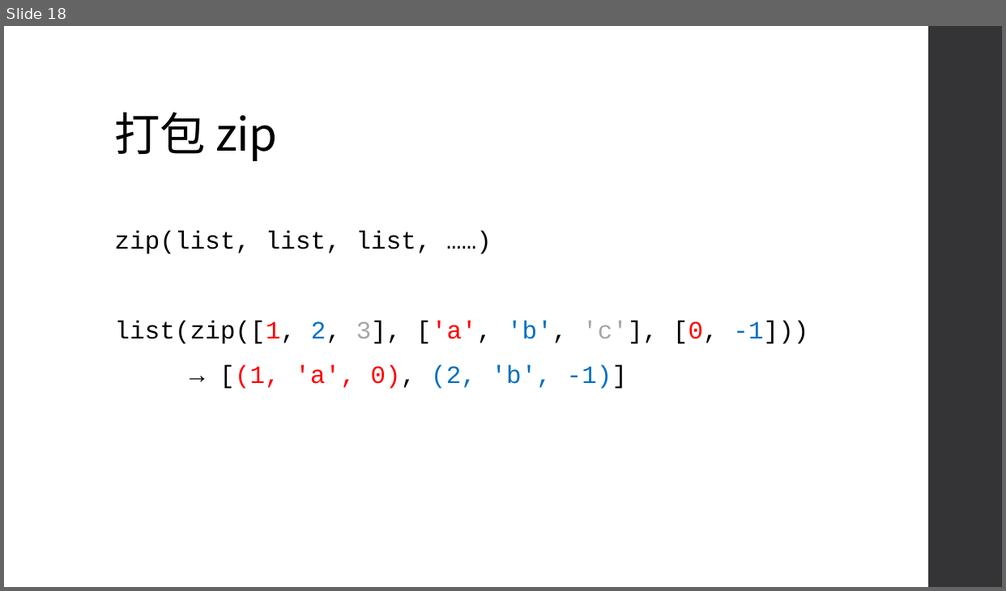
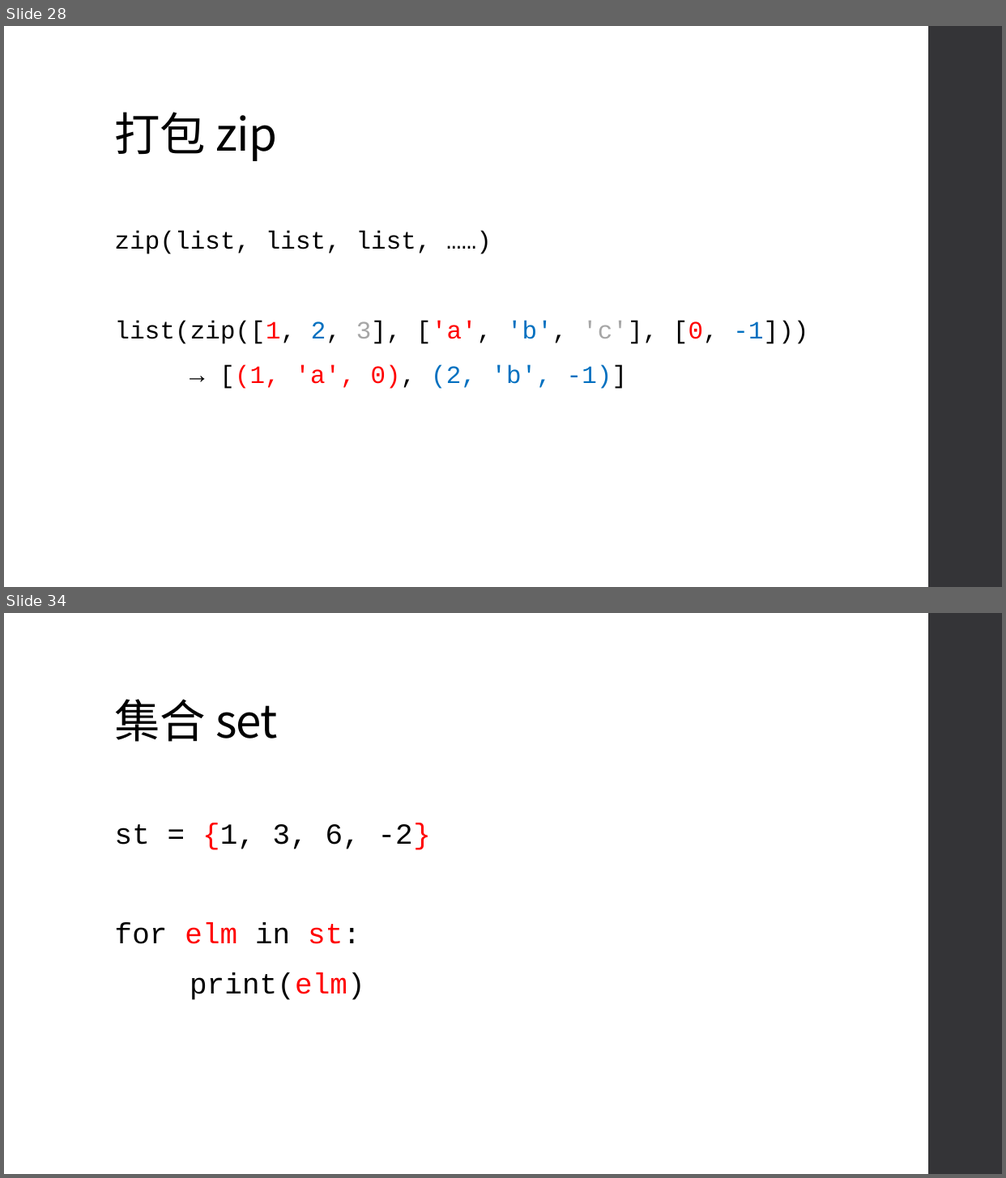
Before and after one commit to an920107/ServiceLearning, a slide deck: Class 5.pptx. Shown one above the other, each under a label of ours: slide 18 before the commit, slides 28 and 34 after it; the slides between them are not shown. The pictures are 1006x591 and 1006x1178 pixels, drawn with LibreOffice and Linux fonts; fonts in the diff are those of the drawing. Boxes give left, top, right and bottom in pixels: in the first picture for what was removed or moved away, otherwise in the second. Text is boxed around its words. In the diff, an @@ line names an element or a change of style, - is before the commit and + after.

```diff
--- a/Class 5.pptx
+++ b/Class 5.pptx
@@ slide 34 added at [4,613,1002,1174], background #FFFFFF; not listed: 1 template element that a slide beside it also shows @@
@@ title added at [115,699,278,742], 44 pt, text #000000 @@
+集合 set
@@ text added at [115,824,431,1000], 28 pt, text #000000 @@
+st = {1, 3, 6, -2}
+for elm in st:
+print(elm)
@@ what was slide 18 is now slide 28 @@
```
Also in this commit, not shown: 1 slide changed, 29 other slides added.
